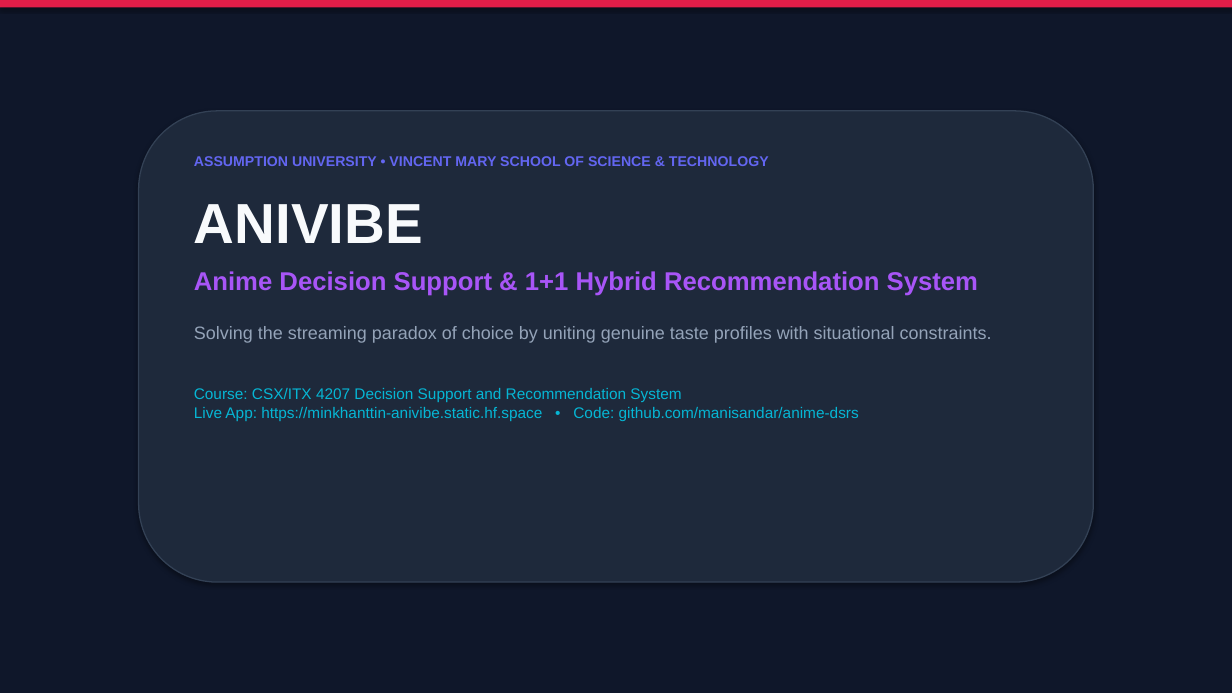
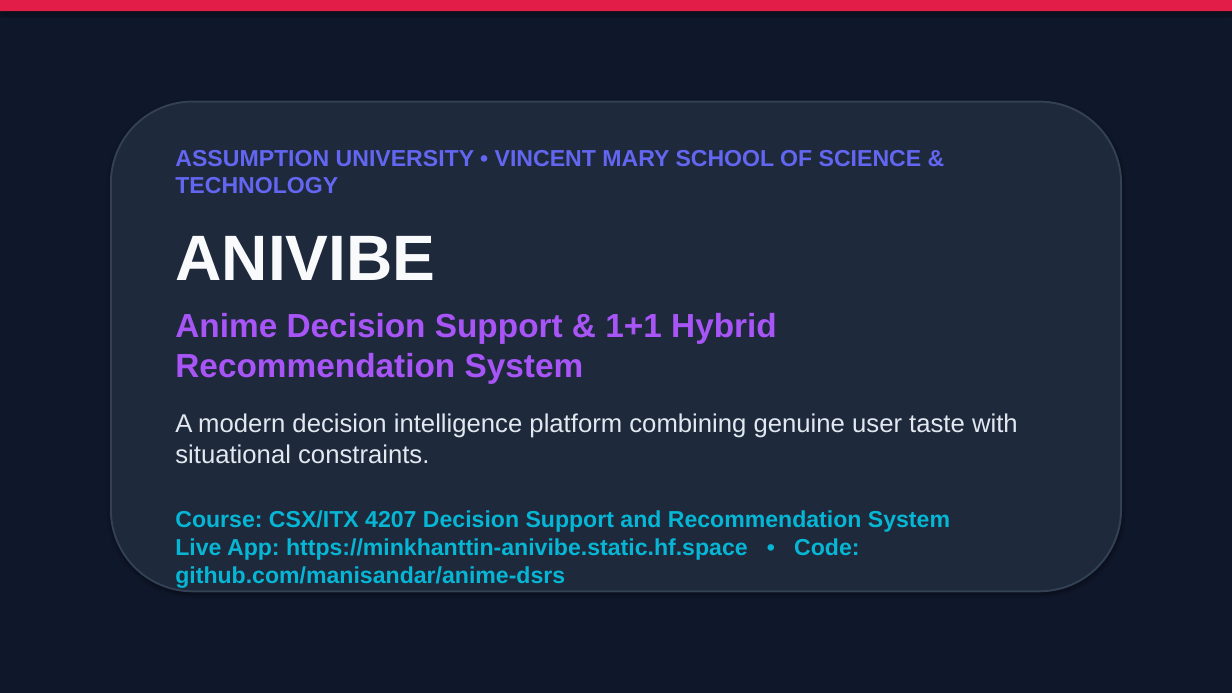
Before and after one commit to manisandar/anime-dsrs, a slide deck: slide 1 of ANIVIBE_Presentation.pptx. Drawn at 1232x693 pixels with LibreOffice and Linux fonts; fonts in the diff are those of the drawing. Boxes give left, top, right and bottom in pixels: in the first picture for what was removed or moved away, otherwise in the second. Text is boxed around its words. In the diff, an @@ line names an element or a change of style, - is before the commit and + after.

Commit message:
docs: revise presentation slides with min 18pt font and detailed clear explanations

```diff
--- a/ANIVIBE_Presentation.pptx
+++ b/ANIVIBE_Presentation.pptx
@@ rectangle: place and size @@
-rectangle at [0, 0, 1232, 7]
+rectangle at [0, 0, 1232, 11]
@@ rounded rectangle: place and size @@
-rounded rectangle at [139, 111, 1093, 582]
+rounded rectangle at [111, 102, 1121, 592]
@@ rounded rectangle at [111, 102, 1121, 592]: outline #334155 1 pt to #334155 1.5 pt @@
@@ text "ASSUMPTION UNIVERSITY • VINCENT MARY ...": place and size @@
-text "ASSUMPTION UNIVERSITY • VINCENT MARY ..." at [194, 156, 992, 421]
+text "ASSUMPTION UNIVERSITY • VINCENT MARY ..." at [175, 150, 1018, 560]
@@ text at [175, 150, 950, 560]: size 11 to 18 pt in "ASSUMPTION UNIVERSITY • VINCENT MARY SCHOOL OF ..."; size 44 to 50 pt in "ANIVIBE"; size 20 to 26 pt in "Anime Decision Support & 1+1 Hybrid Recommendation ..."; size 12 to 18 pt, bold on in "Course: CSX/ITX 4207 Decision Support and Recommendation ..."; less space between paragraphs @@
@@ text at [175, 413, 1018, 464]: text changed; size 14 to 20 pt; text colour #94A3B8 to #E2E8F0 @@
-Solving the streaming paradox of choice by uniting genuine taste profiles with situational constraints.
+A modern decision intelligence platform combining genuine user taste with situational constraints.
```
Also in this commit, not shown: 4 other slides changed, 11 slides added, 7 slides removed, 1 other file.
